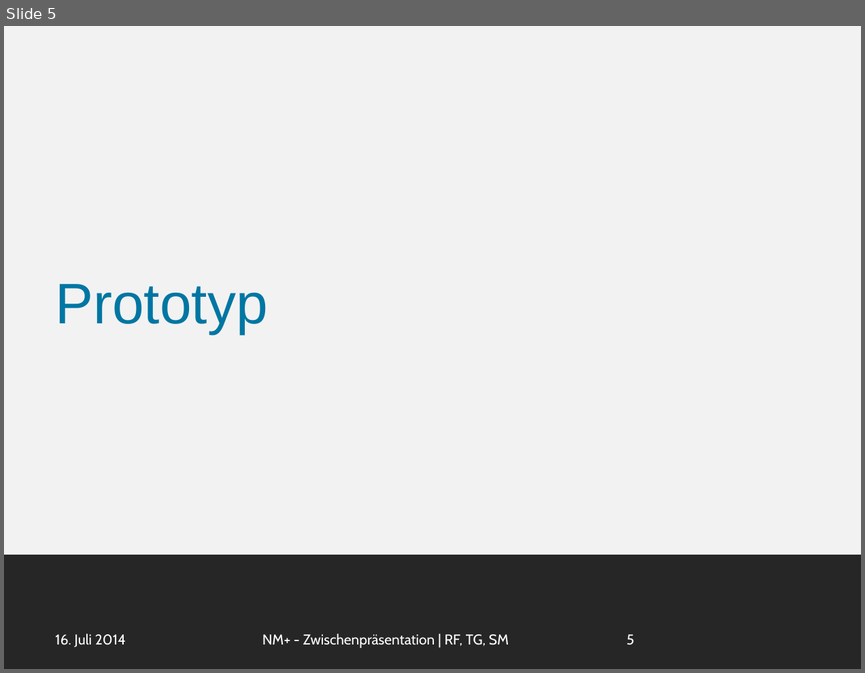
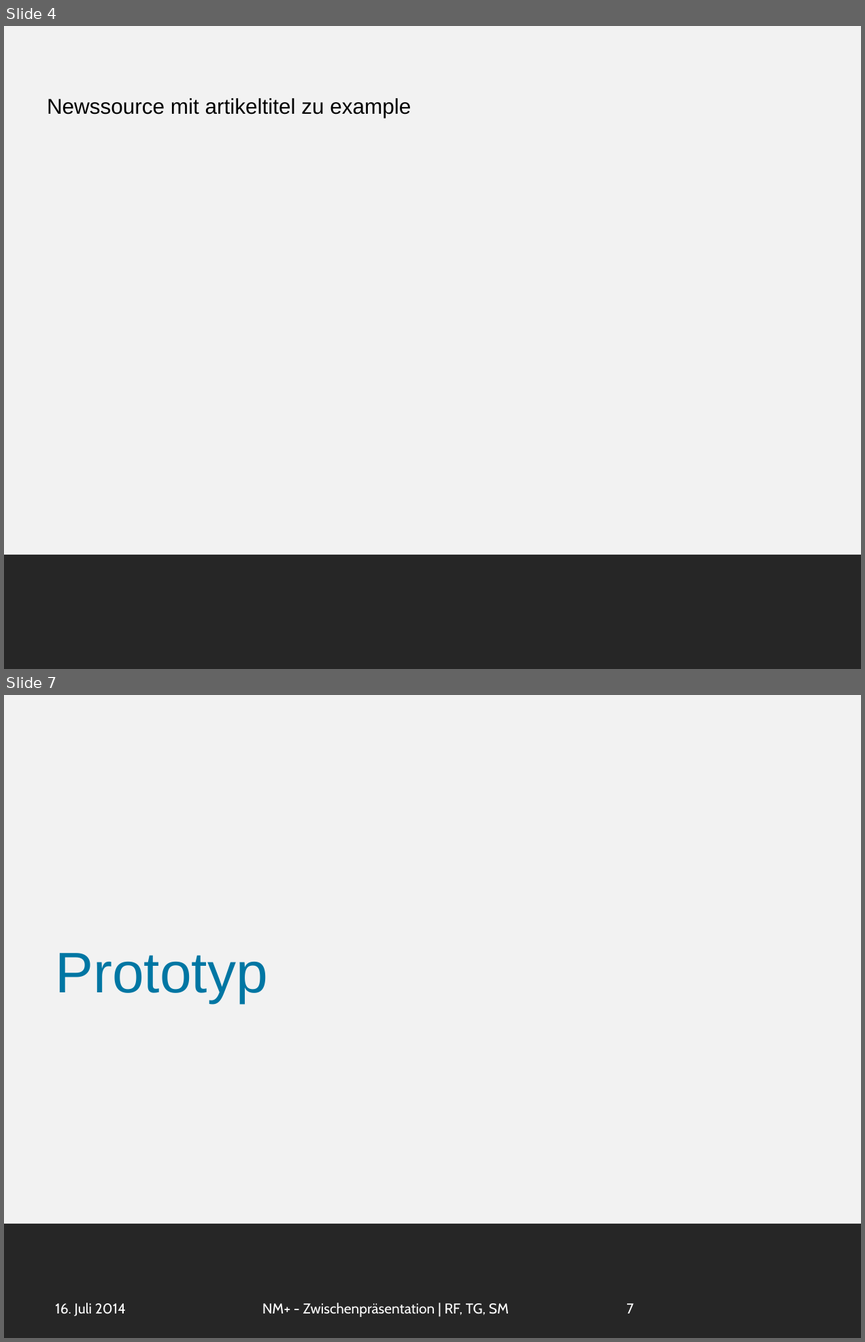
Before and after one commit to smba/newsminer, a slide deck: Dokumente/Endpräsentation/newsminer_plus.pptx. Shown one above the other, each under a label of ours: slide 5 before the commit, slides 4 and 7 after it; the slides between them are not shown. The pictures are 865x673 and 865x1342 pixels, drawn with LibreOffice and Linux fonts; fonts in the diff are those of the drawing. Boxes give left, top, right and bottom in pixels: in the first picture for what was removed or moved away, otherwise in the second. Text is boxed around its words. In the diff, an @@ line names an element or a change of style, - is before the commit and + after.

```diff
--- a/Dokumente/Endpräsentation/newsminer_plus.pptx
+++ b/Dokumente/Endpräsentation/newsminer_plus.pptx
@@ slide 4 added at [4,26,861,669], background #F2F2F2; not listed: 1 template element that a slide beside it also shows @@
@@ title added at [47,98,411,118], 18 pt, text #000000 @@
+Newssource mit artikeltitel zu example
@@ what was slide 5 is now slide 7 @@
@@ page number at [626,1303,634,1313]: text changed @@
-5
+7
```
Also in this commit, not shown: 5 slides changed, 5 other slides added.
